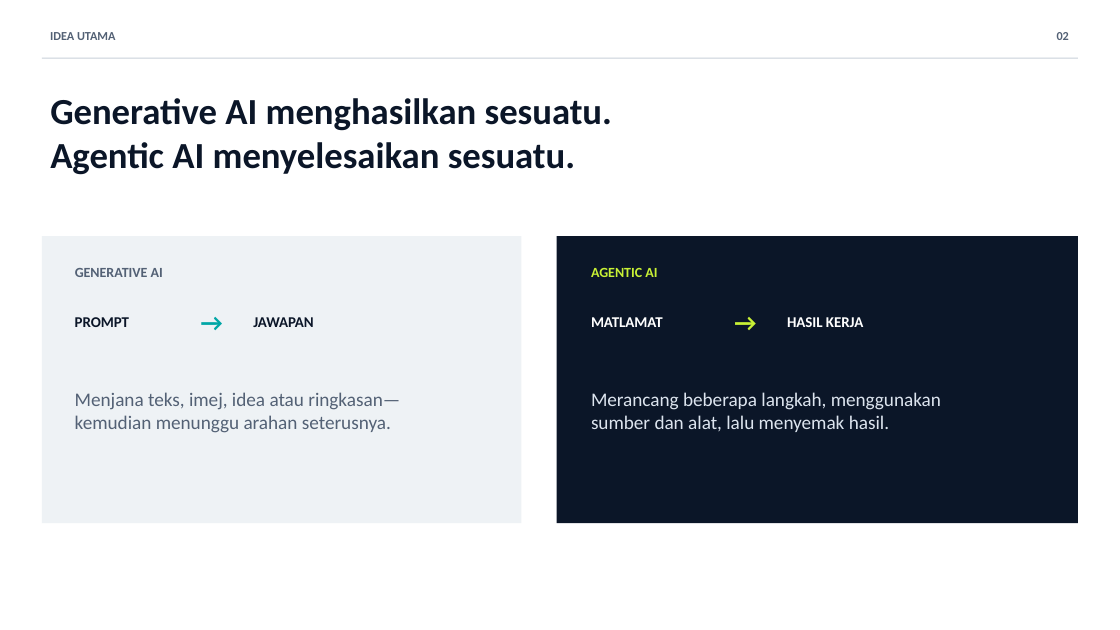
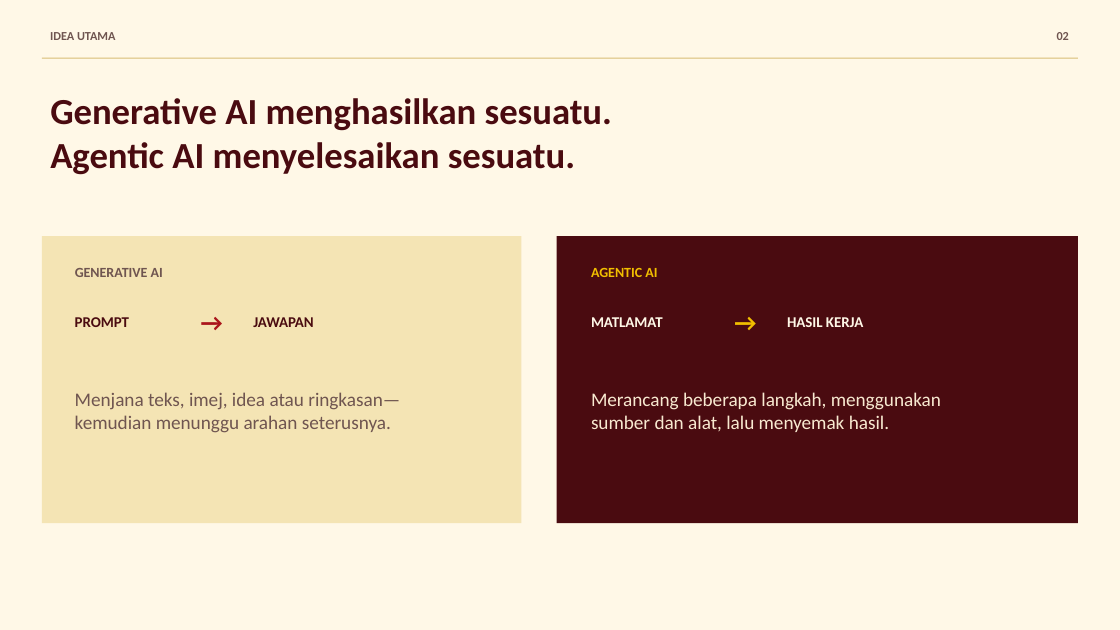
Before and after one commit to drMurtadha/ntw-agentic-ai-2026, a slide deck: slide 2 of assets/NTW-2026-Agentic-AI-Pembukaan-10-Minit.pptx. Drawn at 1120x630 pixels with LibreOffice and Linux fonts; fonts in the diff are those of the drawing. Boxes give left, top, right and bottom in pixels: in the first picture for what was removed or moved away, otherwise in the second. Text is boxed around its words. In the diff, an @@ line names an element or a change of style, - is before the commit and + after.

Commit message:
Restyle training slides with Spain theme

```diff
--- a/assets/NTW-2026-Agentic-AI-Pembukaan-10-Minit.pptx
+++ b/assets/NTW-2026-Agentic-AI-Pembukaan-10-Minit.pptx
@@ background #FFFFFF to #FFF8E7 @@
@@ rectangle at <box>42,58,1078,59</box>: fill #C8D0DA to #D8BD75 @@
@@ rectangle at <box>42,236,522,523</box>: fill #EEF2F5 to #F4E4B4 @@
@@ rectangle at <box>556,236,1078,523</box>: fill #0B1628 to #4A0B10 @@
@@ text "AGENTIC AI" at <box>591,268,657,277</box>: text colour #C8F135 to #F1BF00 @@
@@ text "→" at <box>191,302,233,338</box>: text colour #00A6A6 to #AA151B @@
@@ text colour #0B1628 to #4A0B10 in 3 elements at <box>50,98,612,175</box>, <box>75,317,129,327</box>, <box>253,317,313,327</box> @@
@@ text "MATLAMAT" at <box>591,317,663,327</box>: text colour #FFFFFF to #FFF8E7 @@
@@ text "→" at <box>724,302,766,338</box>: text colour #C8F135 to #F1BF00 @@
@@ text "HASIL KERJA" at <box>787,317,863,327</box>: text colour #FFFFFF to #FFF8E7 @@
@@ text colour #536175 to #6F5550 in 4 elements at <box>50,32,115,40</box>, <box>1057,32,1069,40</box>, <box>75,268,163,277</box>, <box>75,392,400,433</box> @@
@@ text "Merancang beberapa langkah, menggunakan sumber ..." at <box>591,392,941,432</box>: text colour #DCE4EE to #F8E9D0 @@
```
Also in this commit, not shown: 6 other slides changed, 1 other file.
